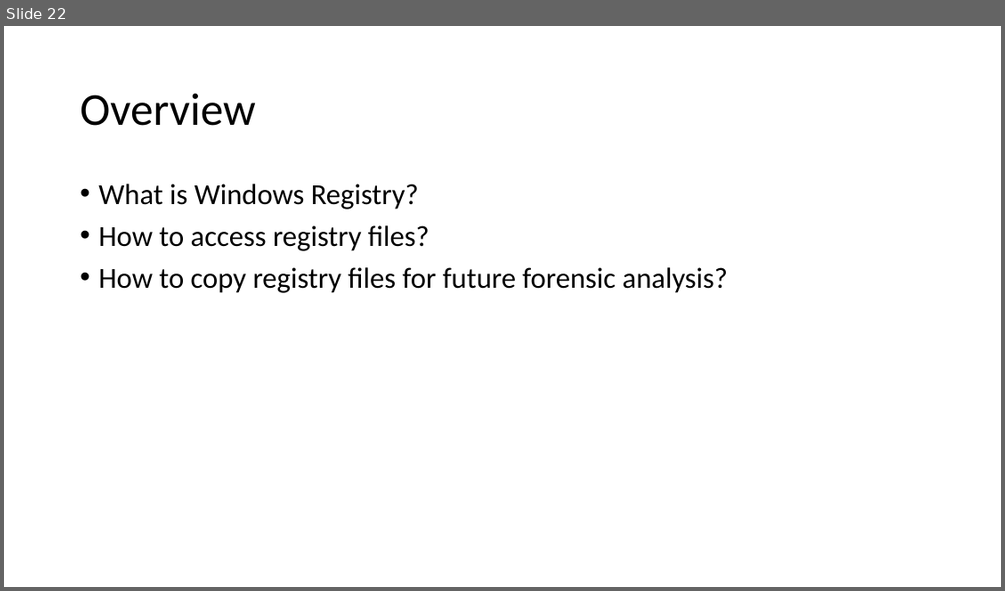
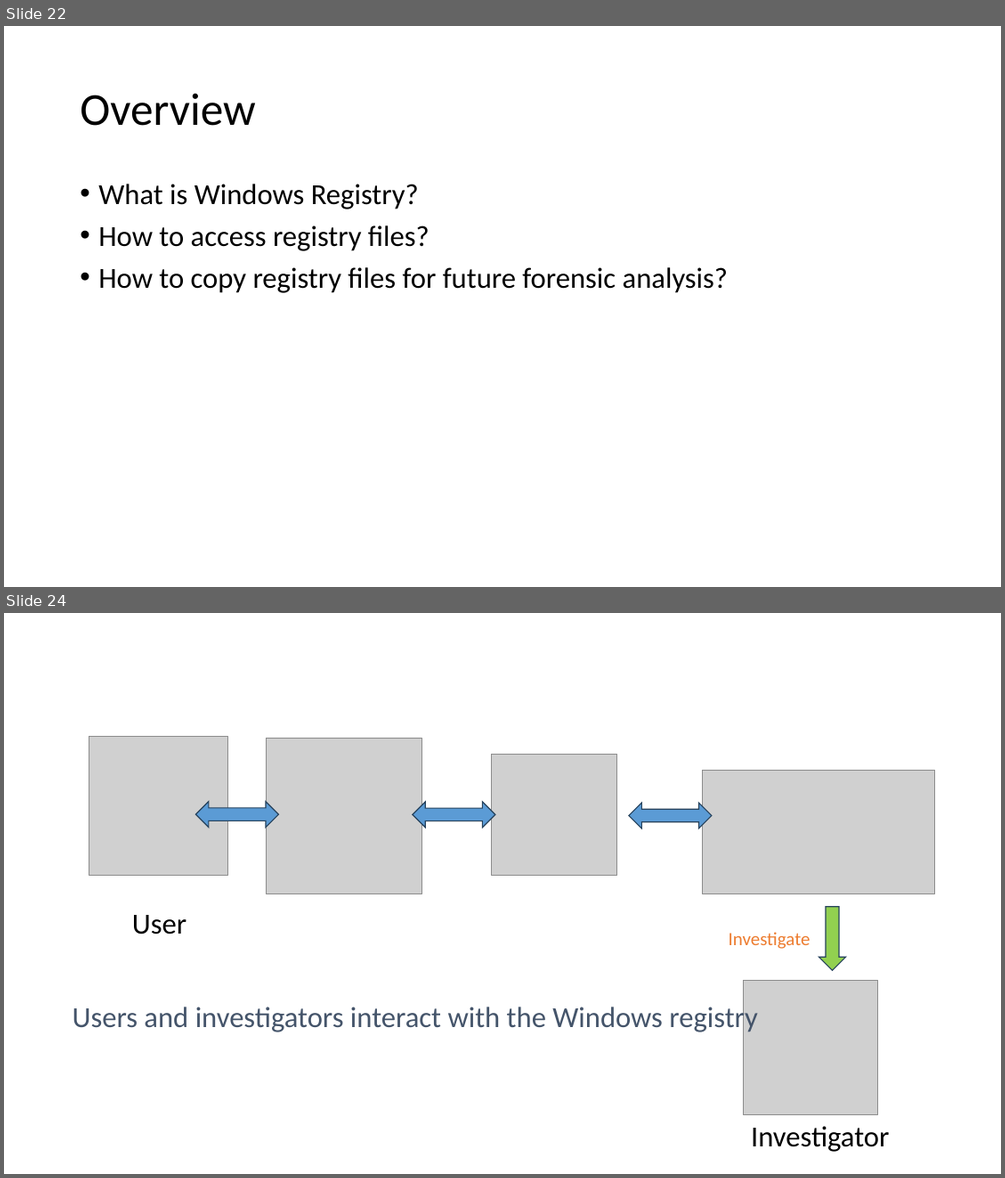
Before and after one commit to frankwxu/digital-forensics-lab, a slide deck: NIST_Data_Leakage_Case/NIST_Data_Leakage_00_Env_Setting.pptx. Shown one above the other, each under a label of ours: slide 22 before the commit, slides 22 and 24 after it; the slides between them are not shown. The pictures are 1005x591 and 1005x1178 pixels, drawn with LibreOffice and Linux fonts; fonts in the diff are those of the drawing; grey boxes stand for pictures; background and template pictures are left out. Boxes give left, top, right and bottom in pixels: in the first picture for what was removed or moved away, otherwise in the second. Text is boxed around its words. In the diff, an @@ line names an element or a change of style, - is before the commit and + after.

Commit message:
imporve readability NIST_data_leakage_01_registry.ppt

```diff
--- a/NIST_Data_Leakage_Case/NIST_Data_Leakage_00_Env_Setting.pptx
+++ b/NIST_Data_Leakage_Case/NIST_Data_Leakage_00_Env_Setting.pptx
@@ slide 24 added at box(4, 613, 1001, 1174), background #FFFFFF @@
@@ picture added at box(89, 737, 227, 875) @@
@@ picture added at box(266, 738, 421, 893) @@
@@ picture added at box(492, 754, 617, 875) @@
@@ picture added at box(703, 770, 935, 893) @@
@@ left right arrow added at box(195, 802, 278, 827), fill #5B9BD5, outline #28445D 1 pt @@
@@ left right arrow added at box(413, 802, 495, 827), fill #5B9BD5, outline #28445D 1 pt @@
@@ left right arrow added at box(629, 803, 712, 828), fill #5B9BD5, outline #28445D 1 pt @@
@@ text added at box(132, 915, 186, 934), 28 pt, text #000000 @@
+User
@@ text added at box(728, 932, 810, 949), 18 pt, text #ED7D31 @@
+Investigate
@@ right arrow added at box(818, 907, 846, 970), fill #92D050, outline #28445D 1 pt @@
@@ picture added at box(744, 981, 877, 1114) @@
@@ text added at box(73, 1003, 758, 1034), 28 pt, text #44546A @@
+Users and investigators interact with the Windows registry
@@ text added at box(751, 1126, 889, 1151), 28 pt, text #000000 @@
+Investigator
```
Also in this commit, not shown: 4 slides changed, 21 other files.
